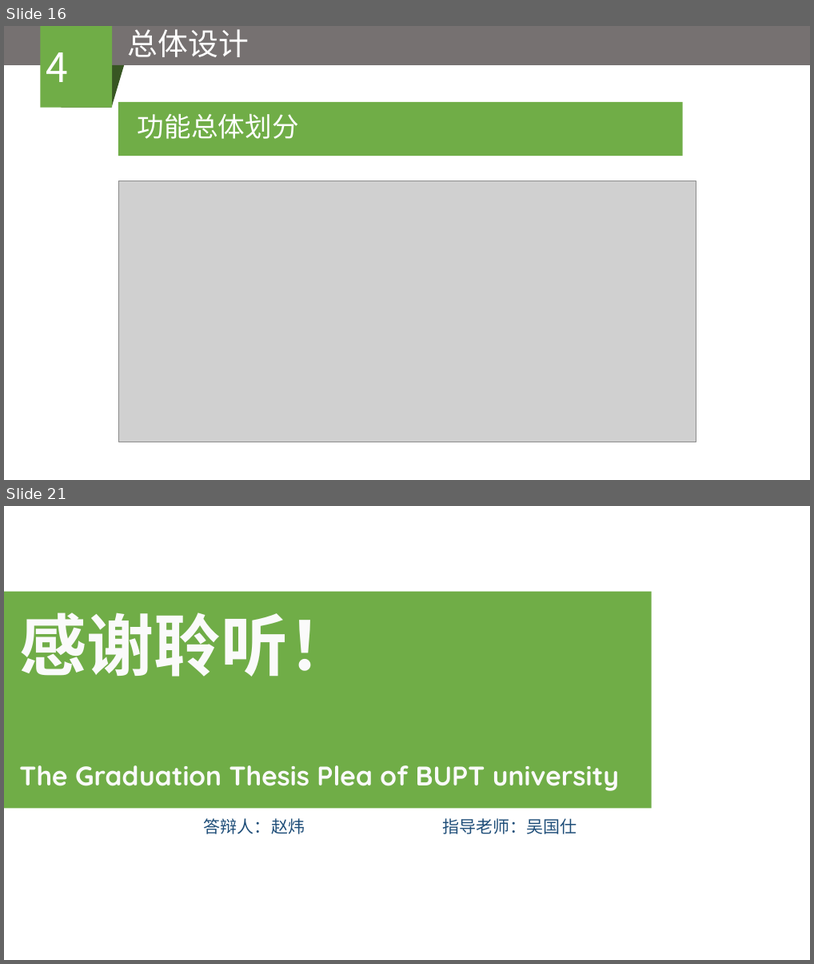
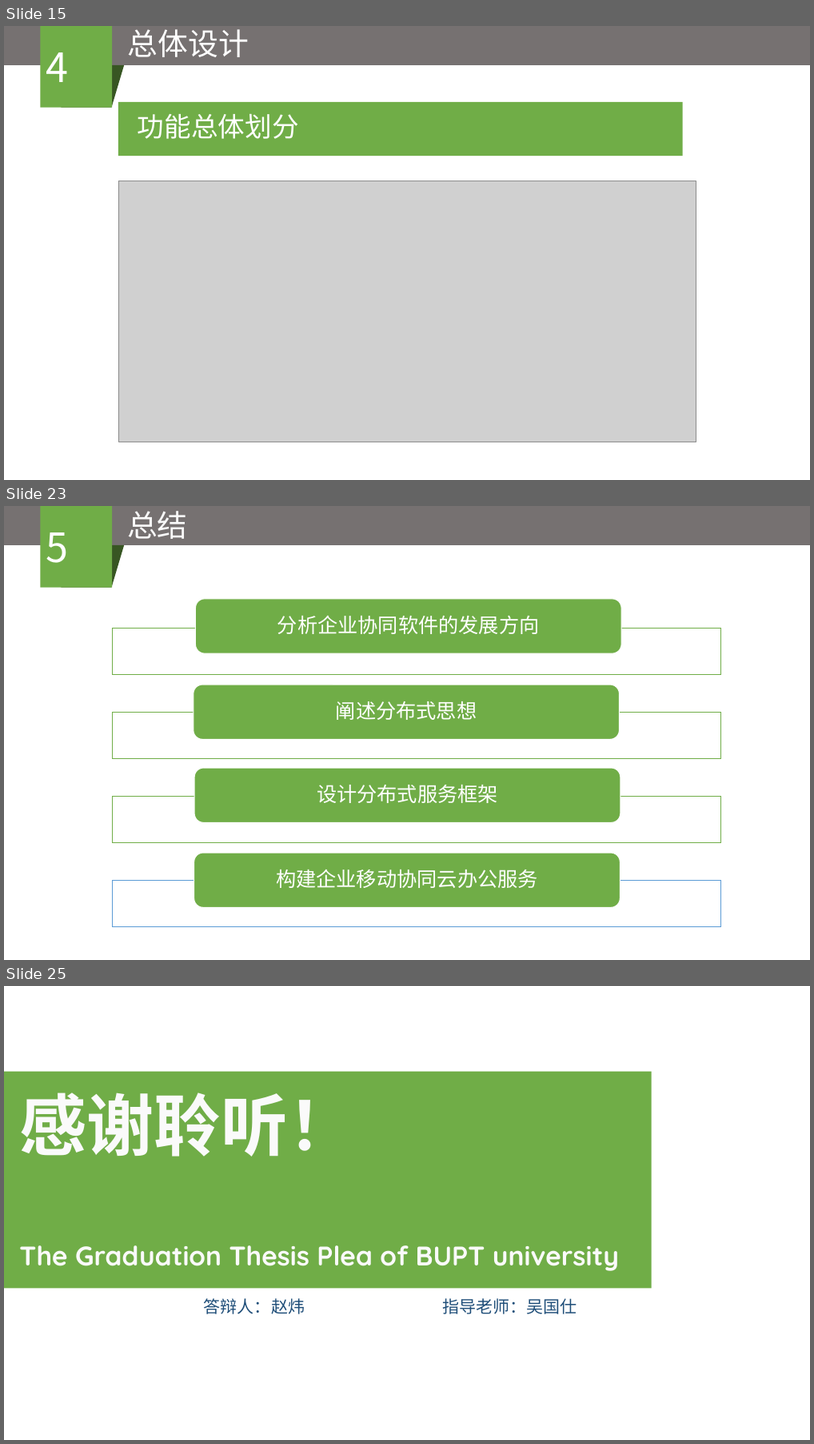
Before and after one commit to zwbn57175596/zhaowei, a slide deck: BUPT_paper/企业移动协同云办公系统——工作圈的设计与实现.pptx. Shown one above the other, each under a label of ours: slides 16 and 21 before the commit, slides 15, 23 and 25 after it; the slides between them are not shown. The pictures are 814x964 and 814x1444 pixels, drawn with LibreOffice and Linux fonts; fonts in the diff are those of the drawing; grey boxes stand for pictures. Boxes give left, top, right and bottom in pixels: in the first picture for what was removed or moved away, otherwise in the second. Text is boxed around its words. In the diff, an @@ line names an element or a change of style, - is before the commit and + after.

```diff
--- a/BUPT_paper/企业移动协同云办公系统——工作圈的设计与实现.pptx
+++ b/BUPT_paper/企业移动协同云办公系统——工作圈的设计与实现.pptx
@@ slide 23 added at [4,506,810,960], background #FFFFFF @@
@@ rectangle added at [4,506,810,545], fill #767171 @@
@@ rectangle added at [41,506,113,588], fill #70AD47, 48 pt, text #FFFFFF @@
+5
@@ text added at [127,511,188,539], 36 pt, text #FAFAFA @@
+总结
@@ flow chart input output added at [61,545,124,588], fill #385723 @@
@@ group added at [112,599,722,927]: 4 rectangles, 4 rounded rectangles, 4 texts @@
+分析企业协同软件的发展方向
+阐述分布式思想
+设计分布式服务框架
+构建企业移动协同云办公服务
@@ what was slide 16 is now slide 15 @@
@@ what was slide 21 is now slide 25 @@
```
Also in this commit, not shown: 7 slides changed, 6 other slides added, 3 slides removed, 2 other files.
